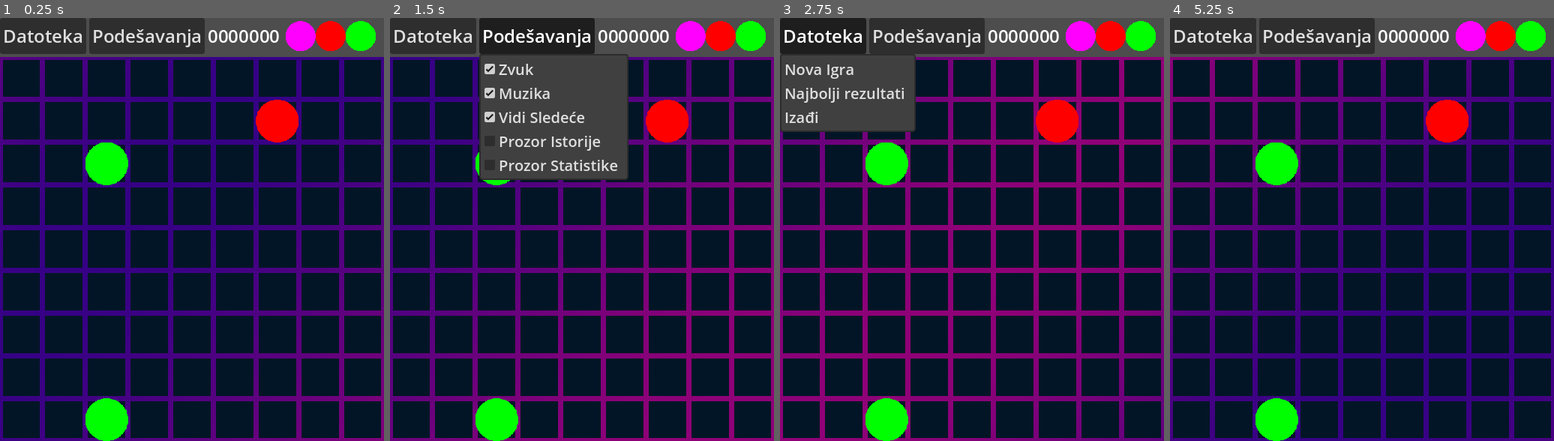
Above: before the commit, frames 1-4 (left to right).
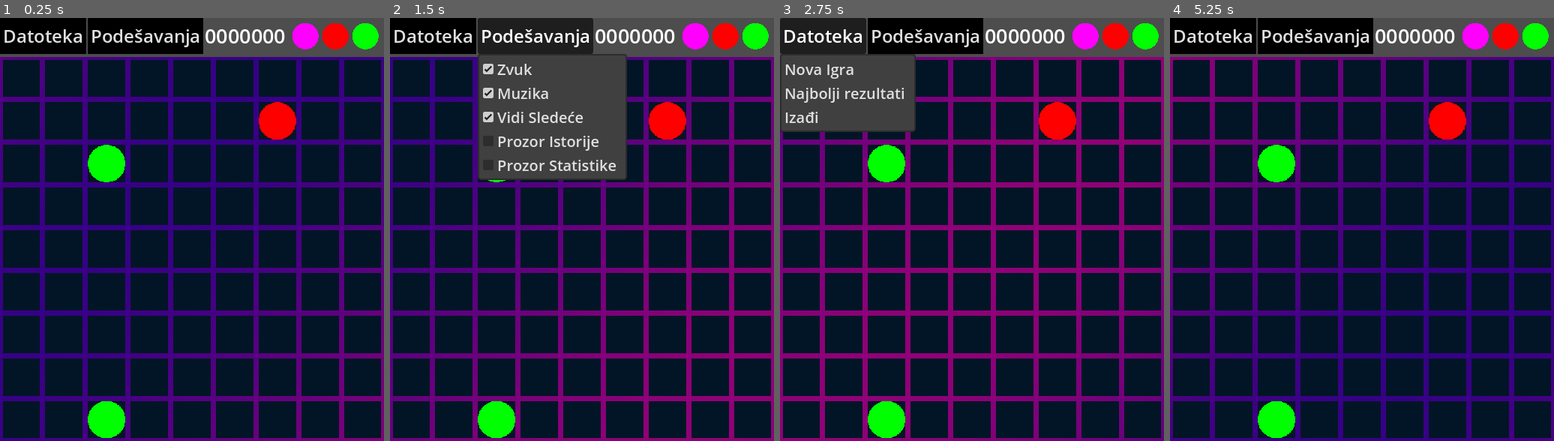
Above: after the commit, the same moments.

Repository: Relja-Stojanovic/Poklon
Game: Godot game, scene res://interface/window_main/sceen.tscn
Same seed, same stepped clock (60 frames per second), same inputs: the game is played once before the commit and once after it.
Inputs (mouse positions are in pixels of both pictures, inside the frame that each line leads up to):
- Up to frame 1 (0.25 s): no input
- Up to frame 2 (1.5 s): click "Datoteka" at 0.5 s; click "Podešavanja" at 1.25 s
- Up to frame 3 (2.75 s): click "Datoteka" at 2 s
- Up to frame 4 (5.25 s): click "Podešavanja" at 2.75 s; click "Datoteka" at 3.5 s; click "Podešavanja" at 4.25 s; tap Enter at 5 s; move the mouse to (1446, 208) at 5.02 s; click (1446, 208) at 5.1 s

The runs differ from the first frame. In frame 1, 5.8% of the frame differs, in the area x 0-99%, y 0-100%; in frame 2, 5.5%; in frame 3, 4.1%; in frame 4, 5.8%.

Commit message:
Selected Element Visual

Diff:
--- /dev/null
+++ b/assets/font/test.tres
@@ -0,0 +1,7 @@
+[gd_resource type="FontVariation" load_steps=2 format=3 uid="uid://o4y60clh1oy6"]
+
+[ext_resource type="FontFile" uid="uid://2a50lo1sluy1" path="res://assets/font/nimoType-Regular.otf" id="1_ah86b"]
+
+[resource]
+base_font = ExtResource("1_ah86b")
+spacing_glyph = -13
--- a/interface/window_main/board/background/background_mat.tres
+++ b/assets/res/background_mat.tres
@@ -1,6 +1,6 @@
 [gd_resource type="ShaderMaterial" load_steps=2 format=3 uid="uid://cgrwo7btxfexx"]
 
-[ext_resource type="Shader" uid="uid://br8gkkily4yeb" path="res://interface/window_main/board/background/shader.gdshader" id="1_p2brl"]
+[ext_resource type="Shader" uid="uid://br8gkkily4yeb" path="res://assets/shader/shader.gdshader" id="1_p2brl"]
 
 [resource]
 shader = ExtResource("1_p2brl")
--- a/interface/window_main/board/background/select_background_mat.tres
+++ b/assets/res/select_background_mat.tres
@@ -1,6 +1,6 @@
 [gd_resource type="ShaderMaterial" load_steps=2 format=3 uid="uid://bqt5ofv8eoti3"]
 
-[ext_resource type="Shader" uid="uid://br8gkkily4yeb" path="res://interface/window_main/board/background/shader.gdshader" id="1_e7elm"]
+[ext_resource type="Shader" uid="uid://br8gkkily4yeb" path="res://assets/shader/shader.gdshader" id="1_e7elm"]
 
 [resource]
 shader = ExtResource("1_e7elm")
--- a/textures/tileset.tres
+++ b/assets/res/tileset.tres
@@ -1,6 +1,6 @@
 [gd_resource type="TileSet" load_steps=3 format=3 uid="uid://c2fjaac6tfuak"]
 
-[ext_resource type="Texture2D" uid="uid://c6bmny5thl2b3" path="res://textures/texture.png" id="1_0ga4t"]
+[ext_resource type="Texture2D" uid="uid://c6bmny5thl2b3" path="res://assets/texture/texture.png" id="1_0ga4t"]
 
 [sub_resource type="TileSetAtlasSource" id="TileSetAtlasSource_oh8jp"]
 texture = ExtResource("1_0ga4t")
--- /dev/null
+++ b/assets/shader/selected_ball.gdshader
@@ -0,0 +1,28 @@
+shader_type canvas_item;
+
+//uniform vec4 bottom_color : source_color = vec4(1.0, 0.1, 0.6, 1.0);
+uniform float stripe_count = 40.0;
+uniform float speed = 10;
+uniform float stripe_thickness = 0.025;
+
+void fragment() {
+	vec4 tex = texture(TEXTURE, UV);
+	vec4 bottom_color = vec4(vec3(1.0, 1.0, 1.0) - tex.rgb, tex.a);
+
+	float vertical_pos = (UV.y - REGION_RECT.y) / REGION_RECT.w;
+
+	float time_scroll = TIME * speed;
+	float stripe_logic = sin((vertical_pos + time_scroll) - (pow(vertical_pos, 2.0) * stripe_count));
+
+	float stripe_mask = smoothstep(0.4, 0.9, vertical_pos);
+
+	vec4 final_color = mix(tex, bottom_color, vertical_pos);
+
+	float alpha = tex.a;
+
+    if (stripe_logic > stripe_thickness) {
+        alpha *= (1.0 - stripe_mask);
+    }
+
+    COLOR = vec4(final_color.rgb, alpha);
+}
--- a/textures/theme.tres
+++ b/assets/theme/main.tres
@@ -1,8 +1,19 @@
-[gd_resource type="Theme" format=3 uid="uid://csy5xf0m78gm2"]
+[gd_resource type="Theme" load_steps=2 format=3 uid="uid://csy5xf0m78gm2"]
+
+[sub_resource type="StyleBoxFlat" id="StyleBoxFlat_euumm"]
+content_margin_left = 4.0
+content_margin_top = 4.0
+content_margin_right = 4.0
+content_margin_bottom = 4.0
+bg_color = Color(0, 0, 0, 1)
+corner_detail = 5
 
 [resource]
+default_font_size = 24
 Button/font_sizes/font_size = 20
+Button/styles/normal = SubResource("StyleBoxFlat_euumm")
 CheckBox/font_sizes/font_size = 20
+HBoxContainer/constants/separation = 2
 Label/font_sizes/font_size = 24
 MarginContainer/constants/margin_bottom = 5
 MarginContainer/constants/margin_left = 5
--- /dev/null
+++ b/assets/theme/score.tres
@@ -0,0 +1,4 @@
+[gd_resource type="Theme" format=3 uid="uid://b3171v3c8d6od"]
+
+[resource]
+Label/font_sizes/font_size = 27
--- a/interface/window_main/board/animation_player.gd
+++ b/interface/window_main/board/animation_player.gd
@@ -2,7 +2,7 @@
 
 func _on_element_select(_pos: Vector2i) -> void:
 	stop(false)
-	play("element_select")
+	play("test")
 
 func _on_element_cancel() -> void:
 	stop(false)
--- a/interface/window_main/board/board_sceen.tscn
+++ b/interface/window_main/board/board_sceen.tscn
@@ -1,19 +1,26 @@
-[gd_scene load_steps=19 format=3 uid="uid://4lbxiud0jbja"]
+[gd_scene load_steps=22 format=3 uid="uid://4lbxiud0jbja"]
 
 [ext_resource type="Script" uid="uid://dexk1h44me5ni" path="res://interface/window_main/board/BoardDisplay.gd" id="1_1hxrx"]
-[ext_resource type="Material" uid="uid://cgrwo7btxfexx" path="res://interface/window_main/board/background/background_mat.tres" id="2_mxpwo"]
-[ext_resource type="TileSet" uid="uid://c2fjaac6tfuak" path="res://textures/tileset.tres" id="2_u4vhm"]
+[ext_resource type="Material" uid="uid://cgrwo7btxfexx" path="res://assets/res/background_mat.tres" id="2_mxpwo"]
+[ext_resource type="TileSet" uid="uid://c2fjaac6tfuak" path="res://assets/res/tileset.tres" id="2_u4vhm"]
 [ext_resource type="Script" uid="uid://da7s0t81p7udb" path="res://interface/window_main/board/background/node.gd" id="3_lb0xt"]
 [ext_resource type="Script" uid="uid://p626t6c8uiq2" path="res://interface/window_main/board/elements/node.gd" id="4_pqxtx"]
-[ext_resource type="Texture2D" uid="uid://c6bmny5thl2b3" path="res://textures/texture.png" id="5_b0jsy"]
-[ext_resource type="Material" uid="uid://bqt5ofv8eoti3" path="res://interface/window_main/board/background/select_background_mat.tres" id="6_grynd"]
+[ext_resource type="Texture2D" uid="uid://c6bmny5thl2b3" path="res://assets/texture/texture.png" id="5_b0jsy"]
+[ext_resource type="Material" uid="uid://bqt5ofv8eoti3" path="res://assets/res/select_background_mat.tres" id="6_grynd"]
 [ext_resource type="Script" uid="uid://cyotmk2pfylnw" path="res://interface/window_main/board/background/selected_element.gd" id="6_m0vjf"]
 [ext_resource type="Script" uid="uid://ctnvu3xg8dhw5" path="res://interface/window_main/board/background/selected_target.gd" id="7_ixtvh"]
 [ext_resource type="Script" uid="uid://cxddwy06jya80" path="res://interface/window_main/board/elements/selected.gd" id="8_ejsh7"]
 [ext_resource type="Script" uid="uid://k5cl7g4o47qn" path="res://interface/window_main/board/animation_player.gd" id="9_cbklj"]
+[ext_resource type="Shader" uid="uid://b2cadam2q8xup" path="res://assets/shader/selected_ball.gdshader" id="10_uu58p"]
 [ext_resource type="Script" uid="uid://5q6qkuoe6jj4" path="res://interface/window_main/board/elements/path.gd" id="11_si6el"]
 [ext_resource type="Script" uid="uid://dab4t81slhs1u" path="res://interface/window_main/board/elements/path_follow.gd" id="12_grynd"]
 [ext_resource type="Script" uid="uid://ccwpjhyp82sdc" path="res://interface/window_main/board/elements/moving.gd" id="12_hfesp"]
+
+[sub_resource type="ShaderMaterial" id="ShaderMaterial_8twuy"]
+shader = ExtResource("10_uu58p")
+shader_parameter/stripe_count = 40.0
+shader_parameter/speed = 10.0
+shader_parameter/stripe_thickness = 0.1
 
 [sub_resource type="Curve2D" id="Curve2D_grynd"]
 
@@ -23,22 +30,10 @@
 tracks/0/type = "value"
 tracks/0/imported = false
 tracks/0/enabled = true
-tracks/0/path = NodePath("SelectedElement:scale")
+tracks/0/path = NodePath("Path:visible")
 tracks/0/interp = 1
 tracks/0/loop_wrap = true
 tracks/0/keys = {
-"times": PackedFloat32Array(0),
-"transitions": PackedFloat32Array(1),
-"update": 0,
-"values": [Vector2(1, 1)]
-}
-tracks/1/type = "value"
-tracks/1/imported = false
-tracks/1/enabled = true
-tracks/1/path = NodePath("Path:visible")
-tracks/1/interp = 1
-tracks/1/loop_wrap = true
-tracks/1/keys = {
 "times": PackedFloat32Array(0),
 "transitions": PackedFloat32Array(1),
 "update": 1,
@@ -49,23 +44,18 @@
 resource_name = "element_select"
 loop_mode = 1
 step = 0.1
-tracks/0/type = "value"
-tracks/0/imported = false
-tracks/0/enabled = true
-tracks/0/path = NodePath("SelectedElement:scale")
-tracks/0/interp = 1
-tracks/0/loop_wrap = true
-tracks/0/keys = {
-"times": PackedFloat32Array(0, 0.5, 1),
-"transitions": PackedFloat32Array(-0.5, -0.5, -0.5),
-"update": 0,
-"values": [Vector2(1, 1), Vector2(1.5, 0.5), Vector2(1, 1)]
-}
+
+[sub_resource type="Animation" id="Animation_uu58p"]
+resource_name = "test"
+length = 3.0
+loop_mode = 1
+step = 0.1
 
 [sub_resource type="AnimationLibrary" id="AnimationLibrary_j4b6b"]
 _data = {
 &"RESET": SubResource("Animation_wdrx5"),
-&"element_select": SubResource("Animation_2g4vx")
+&"element_select": SubResource("Animation_2g4vx"),
+&"test": SubResource("Animation_uu58p")
 }
 
 [node name="Root" type="Node2D"]
@@ -74,12 +64,14 @@
 [node name="Background" type="TileMapLayer" parent="."]
 material = ExtResource("2_mxpwo")
 tile_set = ExtResource("2_u4vhm")
+occlusion_enabled = false
 collision_enabled = false
 navigation_enabled = false
 script = ExtResource("3_lb0xt")
 
 [node name="Elements" type="TileMapLayer" parent="."]
 tile_set = ExtResource("2_u4vhm")
+occlusion_enabled = false
 collision_enabled = false
 navigation_enabled = false
 script = ExtResource("4_pqxtx")
@@ -94,6 +86,7 @@
 
 [node name="SelectedTargetBackground" type="Sprite2D" parent="."]
 visible = false
+modulate = Color(1, 1, 1, 0.94854254)
 material = ExtResource("6_grynd")
 texture = ExtResource("5_b0jsy")
 centered = false
@@ -102,8 +95,10 @@
 
 [node name="SelectedElement" type="Sprite2D" parent="."]
 visible = false
+material = SubResource("ShaderMaterial_8twuy")
 texture = ExtResource("5_b0jsy")
 region_enabled = true
+region_rect = Rect2(0, 0, 80, 80)
 script = ExtResource("8_ejsh7")
 
 [node name="Path" type="Path2D" parent="."]
--- a/interface/window_main/board/elements/path_follow.gd
+++ b/interface/window_main/board/elements/path_follow.gd
@@ -9,8 +9,8 @@
 func _on_path_finished(path: PackedVector2Array) -> void:
 	progress_ratio = 0
 
-	var tween: Tween = create_tween().set_trans(Tween.TRANS_CIRC)
-	var duration: float = float(path.size()) / 7
+	var tween: Tween = create_tween().set_trans(Tween.TRANS_QUAD)
+	var duration: float = float(path.size()) / 9
 
 	tween.tween_property(self, "progress_ratio", 1.0, duration)
 	await tween.finished
--- a/interface/window_main/game_over/window_sceen.tscn
+++ b/interface/window_main/game_over/window_sceen.tscn
@@ -1,7 +1,6 @@
-[gd_scene load_steps=4 format=3 uid="uid://dwegaf8mwepa2"]
+[gd_scene load_steps=3 format=3 uid="uid://dwegaf8mwepa2"]
 
 [ext_resource type="Script" uid="uid://b2dmy8bwpmaqu" path="res://interface/window_main/game_over/window.gd" id="1_jnjxx"]
-[ext_resource type="Theme" uid="uid://csy5xf0m78gm2" path="res://textures/theme.tres" id="2_abn46"]
 [ext_resource type="Script" uid="uid://bcvcuv2a6lc5m" path="res://interface/window_main/game_over/score.gd" id="3_xmh3l"]
 
 [node name="Window" type="Window" groups=["game_over_window"]]
@@ -28,7 +27,6 @@
 anchor_bottom = 1.0
 grow_horizontal = 2
 grow_vertical = 2
-theme = ExtResource("2_abn46")
 
 [node name="VBoxContainer" type="VBoxContainer" parent="MarginContainer"]
 layout_mode = 2
--- a/interface/window_main/sceen.tscn
+++ b/interface/window_main/sceen.tscn
@@ -1,16 +1,16 @@
 [gd_scene load_steps=18 format=3 uid="uid://ci7cukdcxsjpq"]
 
-[ext_resource type="Theme" uid="uid://csy5xf0m78gm2" path="res://textures/theme.tres" id="1_6mlf7"]
 [ext_resource type="Script" uid="uid://kuowvdd77jvp" path="res://interface/window_main/main.gd" id="2_4jocx"]
 [ext_resource type="Script" uid="uid://kyelgpl4uka3" path="res://interface/window_main/top/menu/file/menu.gd" id="3_oqinm"]
 [ext_resource type="Script" uid="uid://cbfbrqpjlwm2u" path="res://interface/window_main/top/menu/settings/menu.gd" id="4_er4ar"]
 [ext_resource type="Script" uid="uid://jho7c42xy578" path="res://interface/window_main/top/score.gd" id="5_8ed5t"]
+[ext_resource type="Theme" uid="uid://b3171v3c8d6od" path="res://assets/theme/score.tres" id="5_oqinm"]
 [ext_resource type="Script" uid="uid://cyq38bk58pjkg" path="res://interface/window_main/top/preview.gd" id="6_4jocx"]
 [ext_resource type="Script" uid="uid://djbimqgro8vku" path="res://interface/window_main/input.gd" id="6_gdit3"]
 [ext_resource type="Script" uid="uid://ctvhduil18yyn" path="res://interface/window_main/board/viewport.gd" id="7_6mlf7"]
 [ext_resource type="PackedScene" uid="uid://4lbxiud0jbja" path="res://interface/window_main/board/board_sceen.tscn" id="7_g1xfy"]
 [ext_resource type="Script" uid="uid://mxta8bkkeq8j" path="res://interface/window_main/preview/subviewport.gd" id="8_5kpx4"]
-[ext_resource type="TileSet" uid="uid://c2fjaac6tfuak" path="res://textures/tileset.tres" id="9_s8fps"]
+[ext_resource type="TileSet" uid="uid://c2fjaac6tfuak" path="res://assets/res/tileset.tres" id="9_s8fps"]
 [ext_resource type="Script" uid="uid://y87xjiajg2ic" path="res://interface/window_main/preview/grid.gd" id="10_ep230"]
 [ext_resource type="PackedScene" uid="uid://cyrecge66ebt6" path="res://interface/window_main/top/menu/file/new_game/window_sceen.tscn" id="13_6mlf7"]
 [ext_resource type="PackedScene" uid="uid://5b50t3miwmh6" path="res://interface/window_main/top/menu/file/highscore/window_sceen.tscn" id="14_4jocx"]
@@ -29,7 +29,6 @@
 anchor_bottom = 1.0
 grow_horizontal = 2
 grow_vertical = 2
-theme = ExtResource("1_6mlf7")
 script = ExtResource("2_4jocx")
 board_display = NodePath("Board/BoardDisplay")
 
@@ -83,6 +82,7 @@
 [node name="Score" type="Label" parent="UI/Top"]
 layout_mode = 2
 size_flags_horizontal = 4
+theme = ExtResource("5_oqinm")
 text = "0000000"
 horizontal_alignment = 1
 script = ExtResource("5_8ed5t")
@@ -125,6 +125,9 @@
 
 [node name="Grid" type="TileMapLayer" parent="Preview"]
 tile_set = ExtResource("9_s8fps")
+occlusion_enabled = false
+collision_enabled = false
+navigation_enabled = false
 script = ExtResource("10_ep230")
 
 [node name="NewGame" parent="." instance=ExtResource("13_6mlf7")]
--- a/interface/window_main/top/menu/file/highscore/window_sceen.tscn
+++ b/interface/window_main/top/menu/file/highscore/window_sceen.tscn
@@ -1,7 +1,7 @@
 [gd_scene load_steps=4 format=3 uid="uid://5b50t3miwmh6"]
 
 [ext_resource type="Script" uid="uid://chmms0mtqyvqu" path="res://file/highscore/display/highscore.gd" id="1_kcfmu"]
-[ext_resource type="Theme" uid="uid://csy5xf0m78gm2" path="res://textures/theme.tres" id="2_gba43"]
+[ext_resource type="Theme" uid="uid://csy5xf0m78gm2" path="res://assets/theme/main.tres" id="2_gba43"]
 [ext_resource type="PackedScene" uid="uid://caxlykavcnmo0" path="res://file/highscore/display/sceen.tscn" id="3_d48oy"]
 
 [node name="Window" type="Window"]
@@ -27,7 +27,6 @@
 anchor_bottom = 1.0
 grow_horizontal = 2
 grow_vertical = 2
-theme = ExtResource("2_gba43")
 
 [node name="ScrollContainer" type="ScrollContainer" parent="MarginContainer"]
 layout_mode = 2
--- a/interface/window_main/top/menu/file/new_game/window_sceen.tscn
+++ b/interface/window_main/top/menu/file/new_game/window_sceen.tscn
@@ -1,7 +1,7 @@
 [gd_scene load_steps=3 format=3 uid="uid://cyrecge66ebt6"]
 
 [ext_resource type="Script" uid="uid://bp175he2qetv1" path="res://interface/window_main/top/menu/file/new_game_popup.gd" id="1_hf16s"]
-[ext_resource type="Theme" uid="uid://csy5xf0m78gm2" path="res://textures/theme.tres" id="2_18fnf"]
+[ext_resource type="Theme" uid="uid://csy5xf0m78gm2" path="res://assets/theme/main.tres" id="2_18fnf"]
 
 [node name="Window" type="Window"]
 disable_3d = true
@@ -28,7 +28,6 @@
 anchor_bottom = 1.0
 grow_horizontal = 2
 grow_vertical = 2
-theme = ExtResource("2_18fnf")
 
 [node name="Options" type="VBoxContainer" parent="MarginContainer"]
 layout_mode = 2
--- a/project.godot
+++ b/project.godot
@@ -18,7 +18,7 @@
 run/main_scene="uid://ci7cukdcxsjpq"
 config/features=PackedStringArray("4.5", "GL Compatibility")
 boot_splash/show_image=false
-config/icon="res://textures/icon.svg"
+config/icon="res://assets/texture/icon.svg"
 
 [autoload]
 
@@ -43,16 +43,20 @@
 [file_customization]
 
 folder_colors={
+"res://assets/": "purple",
 "res://file/": "yellow",
 "res://interface/": "green",
 "res://logic/": "teal",
-"res://logic/game_strategy/": "blue",
-"res://textures/": "purple"
+"res://logic/game_strategy/": "blue"
 }
 
 [global_group]
 
 game_over_window=""
+
+[gui]
+
+theme/custom="uid://csy5xf0m78gm2"
 
 [input]
 
Binary file added: assets/font/fluoWrite-Regular.otf
Not shown, added: assets/font/fluoWrite-Regular.otf.import
Binary file added: assets/font/nimoType-Regular.otf
Not shown, added: assets/font/nimoType-Regular.otf.import
Binary file added: assets/font/reNix-Regular.otf
Not shown, added: assets/font/reNix-Regular.otf.import
Not shown, added: assets/shader/selected_ball.gdshader.uid
Renamed: interface/window_main/board/background/shader.gdshader -> assets/shader/shader.gdshader
Renamed: interface/window_main/board/background/shader.gdshader.uid -> assets/shader/shader.gdshader.uid
Renamed: textures/icon.svg -> assets/texture/icon.svg
Not shown, changed: assets/texture/icon.svg.import
Binary file added: assets/texture/texture.png
(and 2 more such lines)
